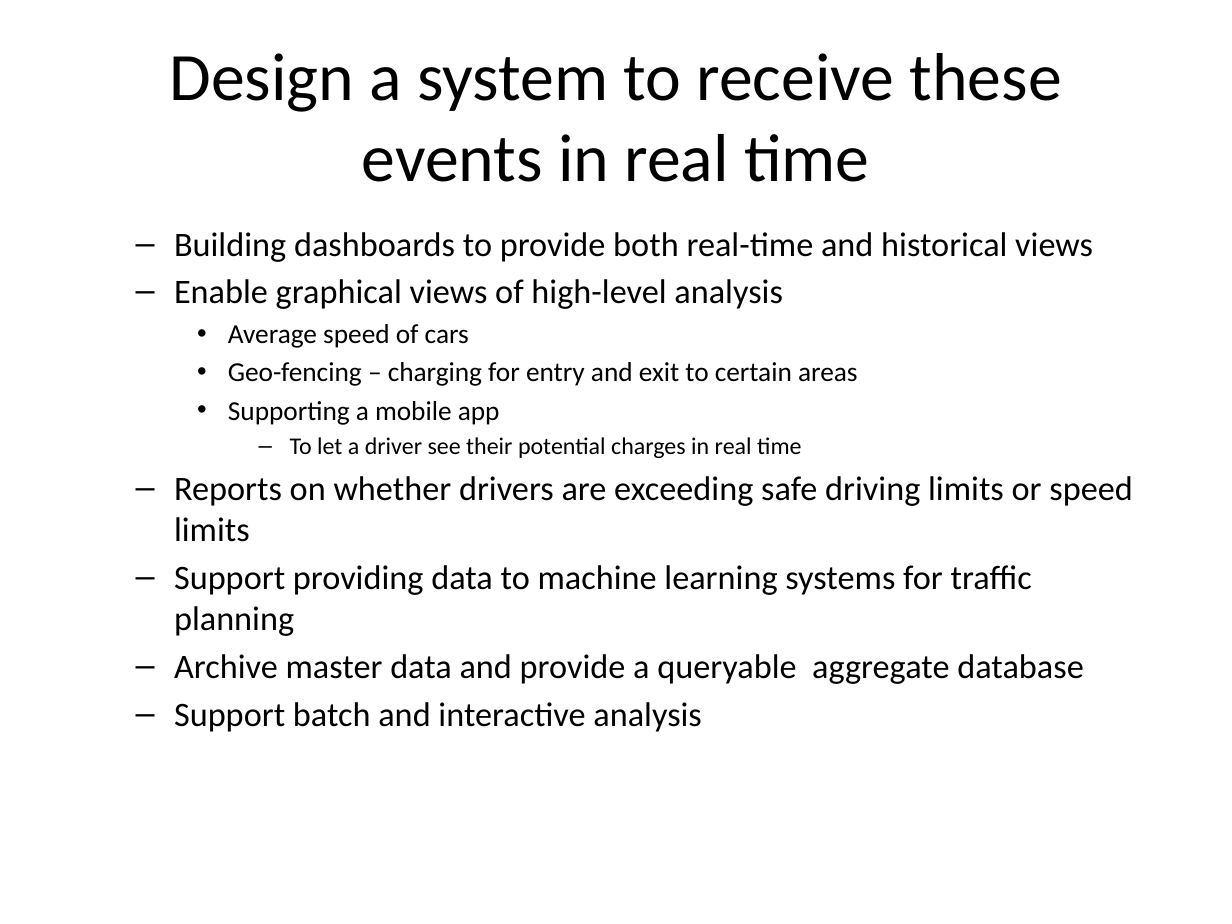
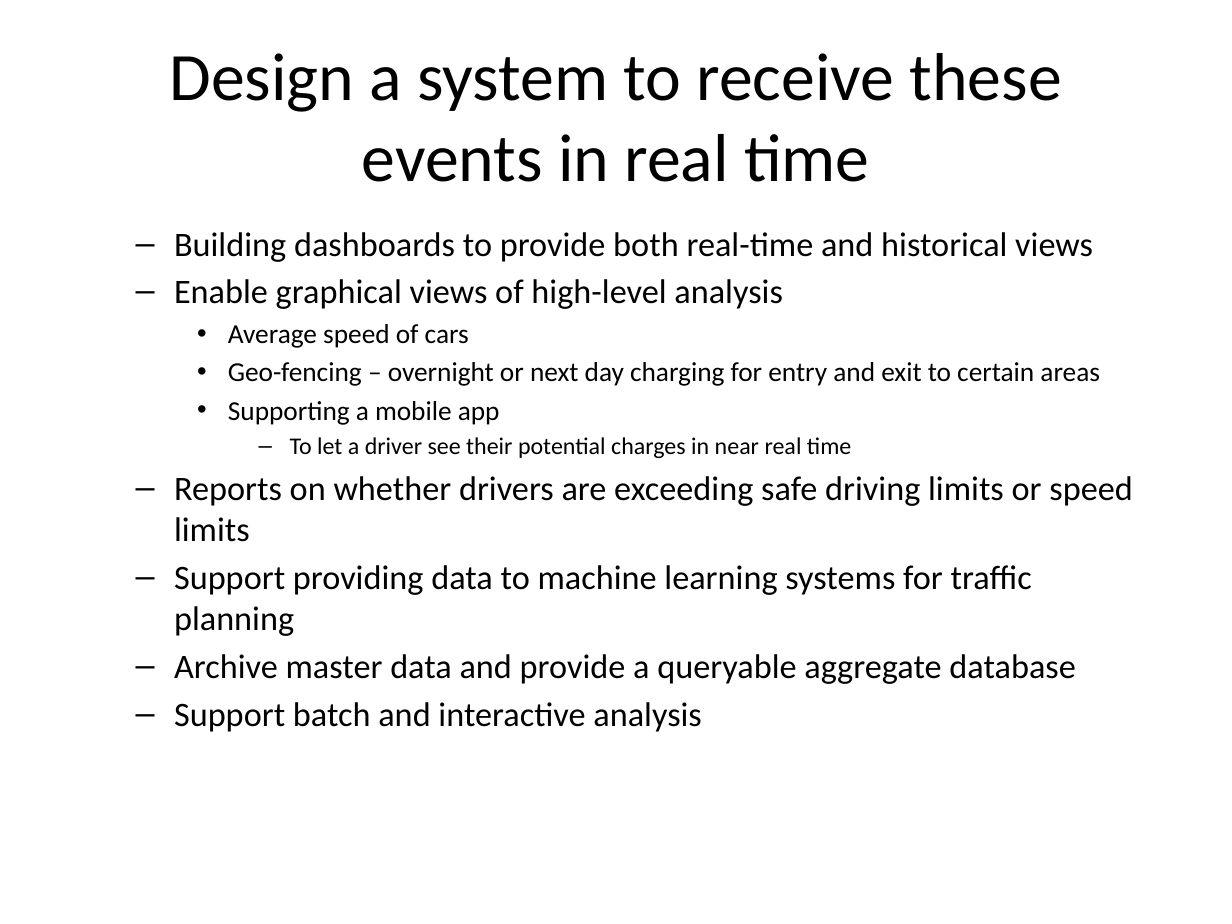
Before and after one commit to pzfreo/ox-clo, a slide deck: slide 3 of pres-source/old-etc/group.pptx. Drawn at 1232x924 pixels with LibreOffice and Linux fonts; fonts in the diff are those of the drawing. Boxes give left, top, right and bottom in pixels: in the first picture for what was removed or moved away, otherwise in the second. Text is boxed around its words. In the diff, an @@ line names an element or a change of style, - is before the commit and + after.

```diff
--- a/pres-source/old-etc/group.pptx
+++ b/pres-source/old-etc/group.pptx
@@ text at (228, 362, 1100, 386): text changed @@
-    • Geo-fencing – charging for entry and exit to certain areas
+    • Geo-fencing – overnight or next day charging for entry and exit to certain areas
@@ text at (290, 437, 851, 458): text changed @@
-      – To let a driver see their potential charges in real time
+      – To let a driver see their potential charges in near real time
```
Also in this commit, not shown: 57 other files.
